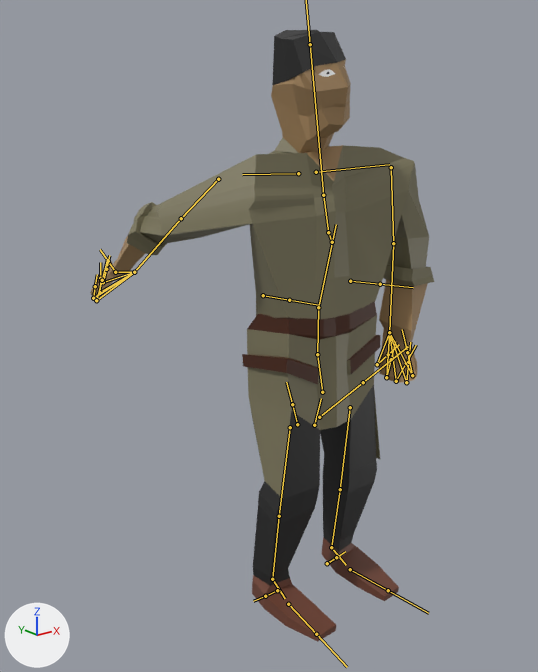
The FBX model Assets/RPunch.fbx, before and after one commit.
Before and after are seen from a 50 mm camera at (-9.86, -6.08, 9.77) aimed at (-0.19, 6.0, 4.93). Arrows for +X, +Y and +Z are at lower left; the lights stay in place. Both versions are drawn at frame 10 of the action 'Armature|ArmatureAction'; the numbers are the values there. The bones that bend it are drawn over the model as lines.
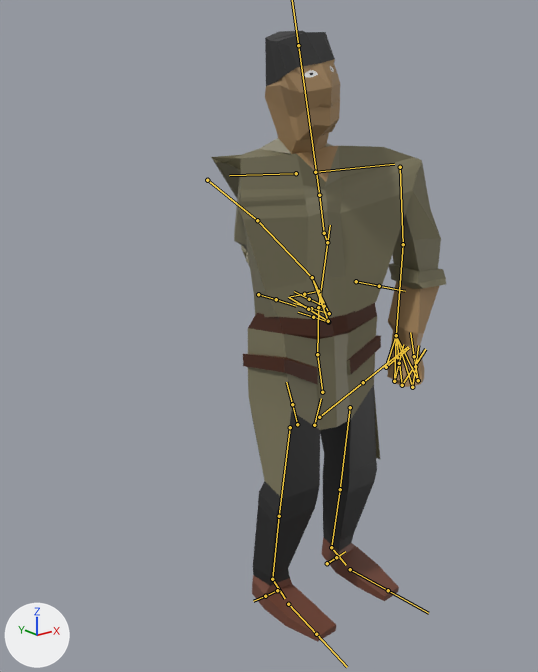
What differs and where, as boxes (x1, y1, x2, y2) in the pictures (538 x 672 px):
'Cube.001', posed (32% narrower)
    before: (90, 30, 434, 642)
    after: (211, 31, 446, 642)
bone 'spine.003', root to tip
    before: (318, 307) to (336, 224)
    after: (318, 307) to (330, 225)
bone 'upper_arm.R', root to tip
    before: (218, 179) to (181, 218)
    after: (207, 180) to (257, 220)

What changed in the scene script:
```text
Change bone_spine_003:
    where bone_spine_003 = bpy.data.objects['Armature'].pose.bones['spine.003']  # child of 'spine.002'
    bone_spine_003.rotation_quaternion: (0.998, -0.027, -0.048, 0.021) -> (0.989, -0.028, -0.132, 0.06)  # degrees (-3, -5, 3) -> degrees (-4, -15, 7)
Change bone_upper_arm_r:
    where bone_upper_arm_r = bpy.data.objects['Armature'].pose.bones['upper_arm.R']  # child of 'shoulder.R'
    bone_upper_arm_r.rotation_quaternion: (0.754, -0.596, 0.216, 0.174) -> (0.434, -0.565, 0.075, 0.698)  # degrees (-77, 32, 0) -> degrees (-48, 59, 88)
```
